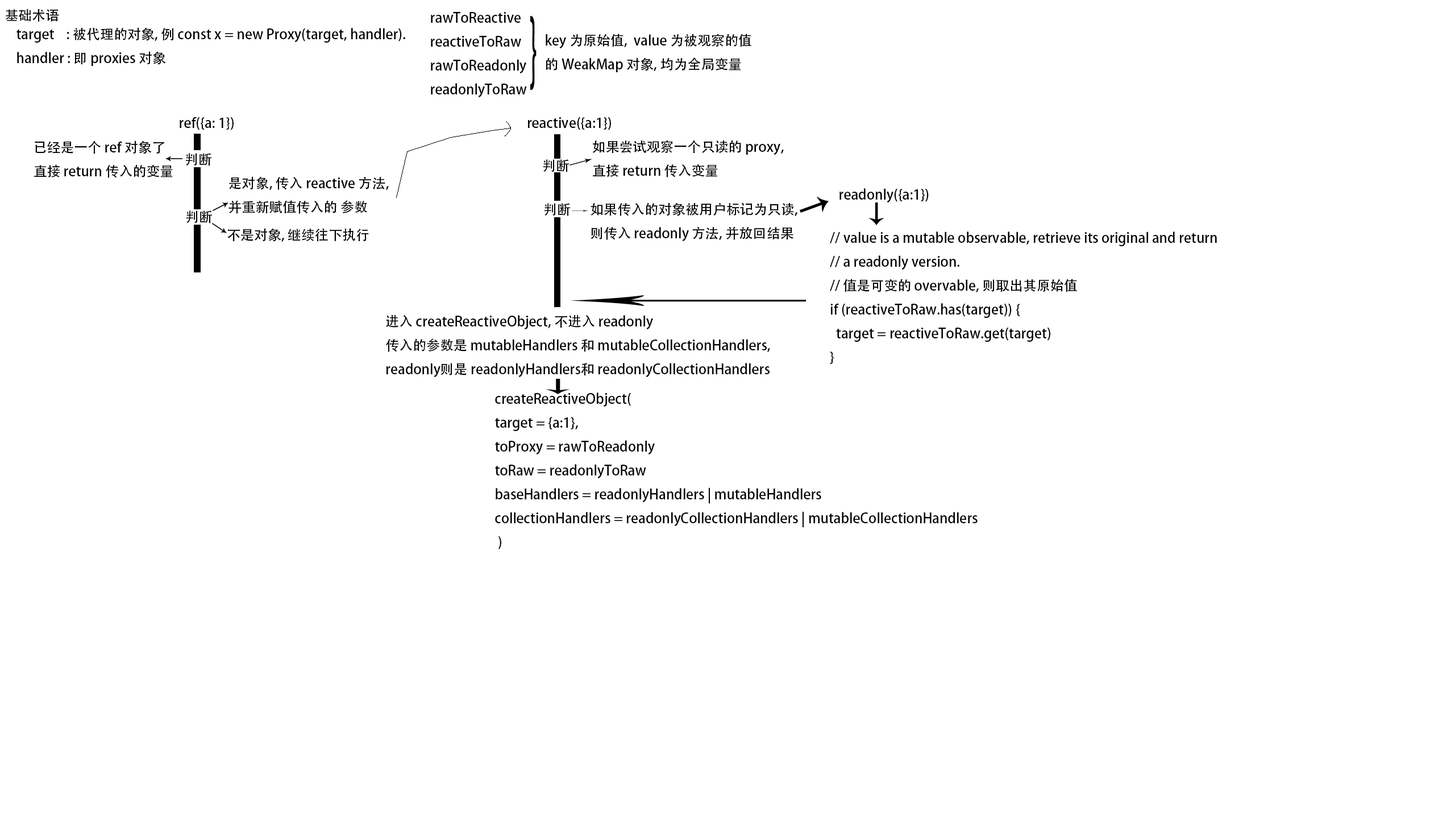
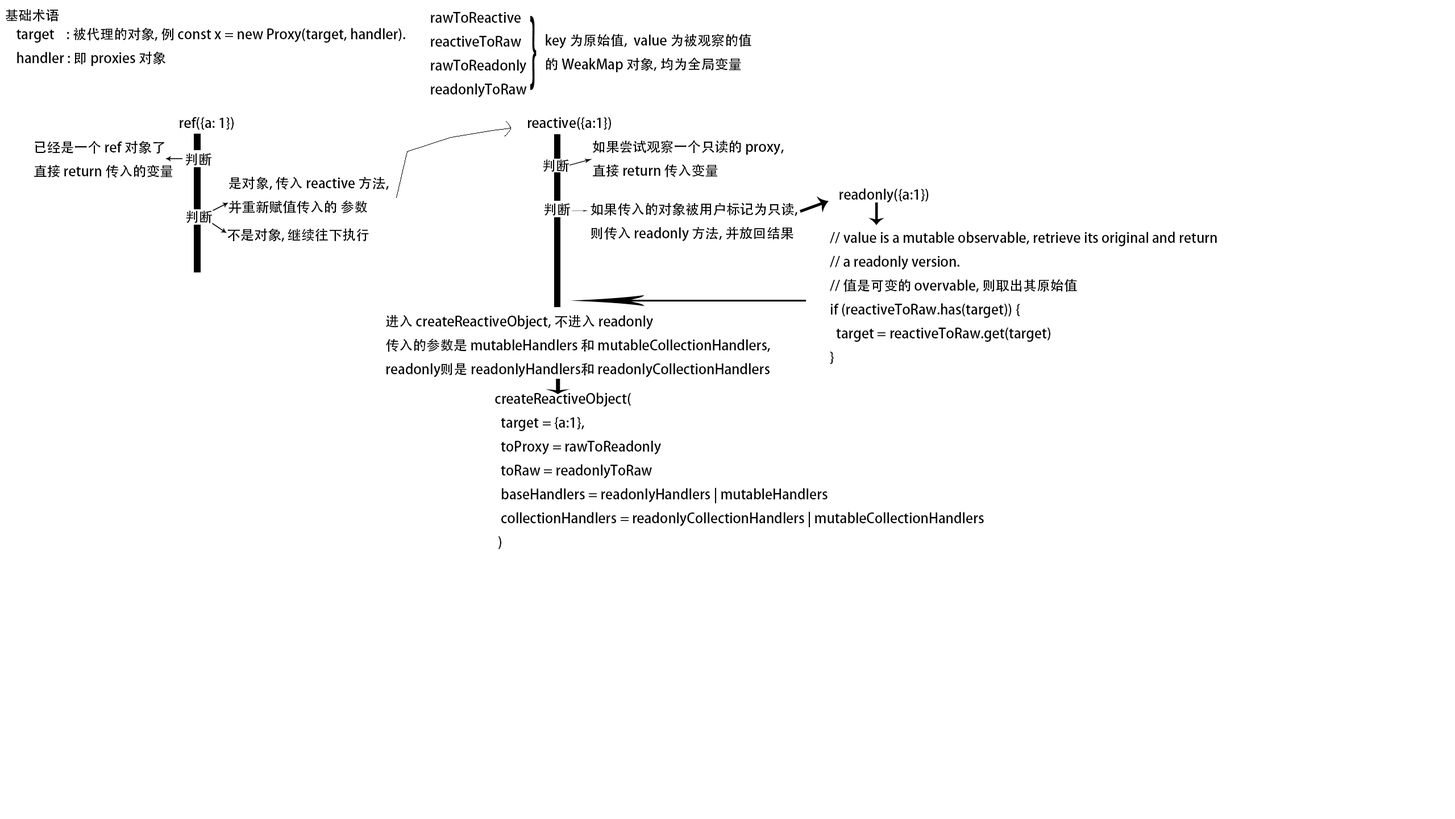
Layer changes from the first (1455, 819) image to the second:
renamed "createReactiveObject( target = {a:1}, toProxy = rawToReadonly t" to "createReactiveObject( target = {a:1}, toProxy = rawToReadon", painted on it over [495, 416, 985, 527]
